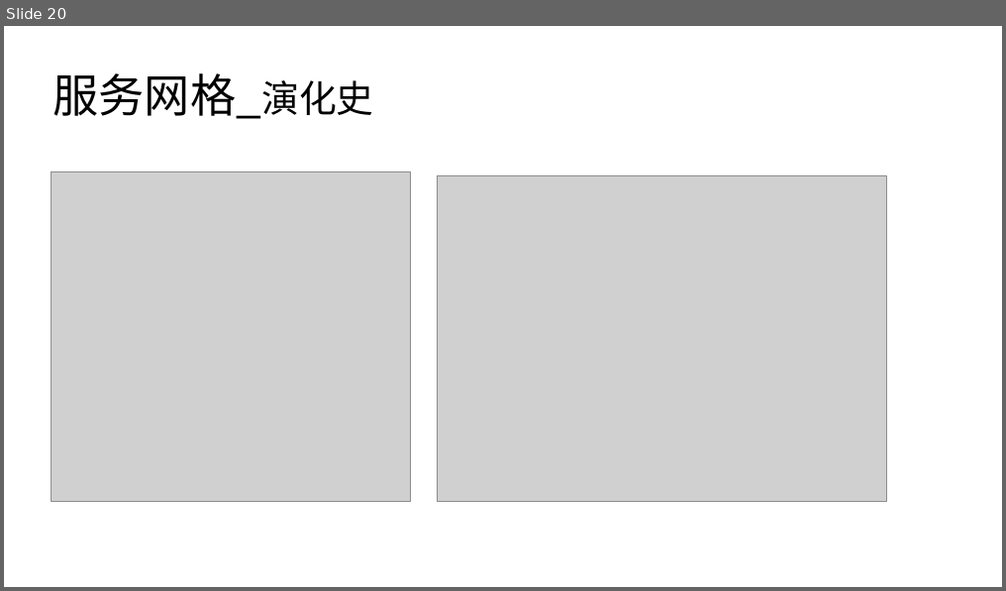
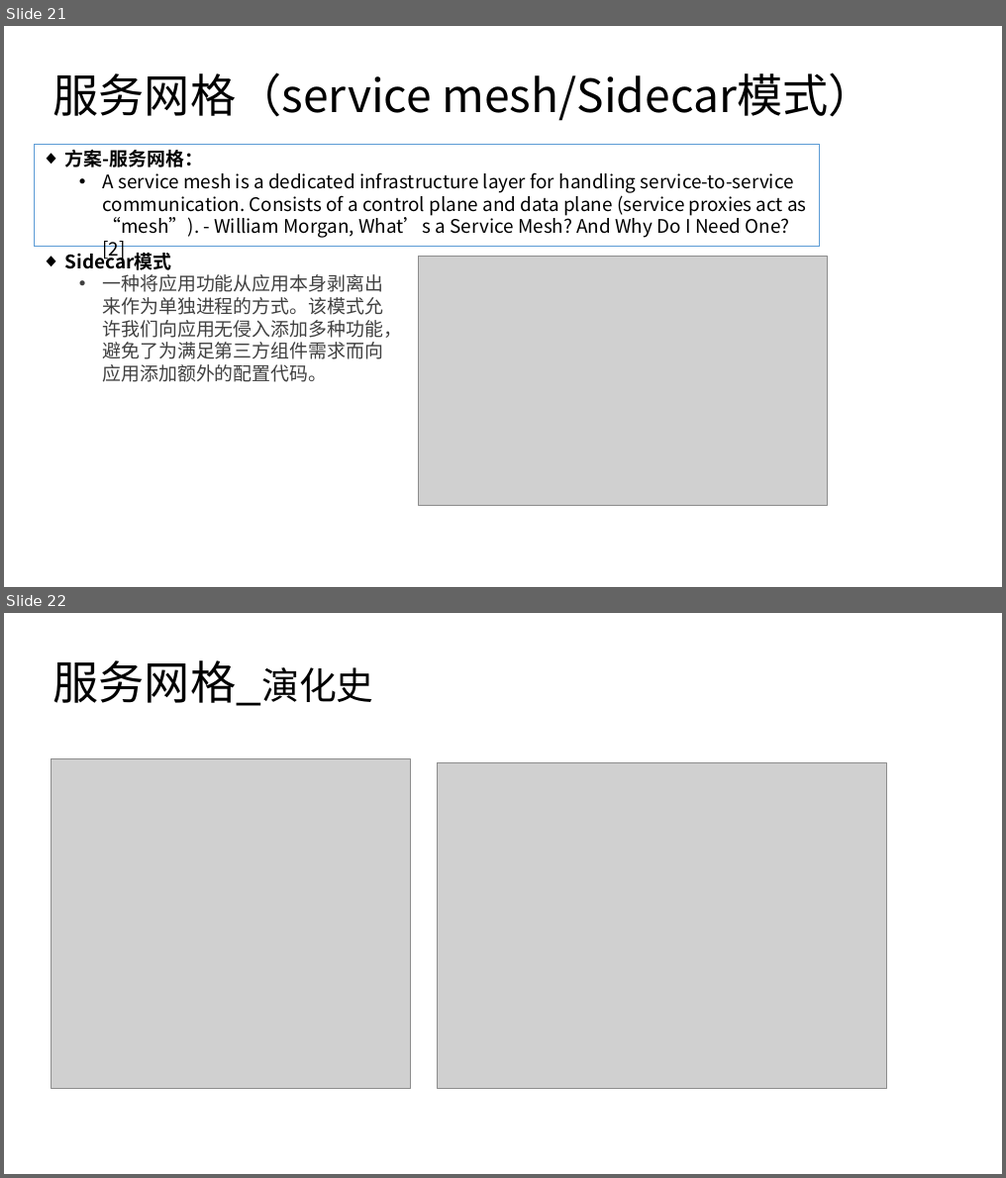
Before and after one commit to haydenwang/docs-all, a slide deck: 互联网技术架构变迁.pptx. Shown one above the other, each under a label of ours: slide 20 before the commit, slides 21 and 22 after it. The pictures are 1006x591 and 1006x1178 pixels, drawn with LibreOffice and Linux fonts; fonts in the diff are those of the drawing; grey boxes stand for pictures. Boxes give left, top, right and bottom in pixels: in the first picture for what was removed or moved away, otherwise in the second. Text is boxed around its words. In the diff, an @@ line names an element or a change of style, - is before the commit and + after.

```diff
--- a/互联网技术架构变迁.pptx
+++ b/互联网技术架构变迁.pptx
@@ slide 21 added at <box>4,26,1002,587</box>, background #FFFFFF @@
@@ title added at <box>53,73,873,121</box>, 44 pt, text #000000 @@
+服务网格（service mesh/Sidecar模式）
@@ rectangle added at <box>35,144,819,246</box>, fill #FFFFFF, outline #5B9BD5 1 pt, 18 pt, text #000000 @@
+◆ 方案-服务网格：
+  • A service mesh is a dedicated infrastructure layer for handling service-to-service communication. Consists of a control plane and data plane (service proxies act as “mesh”). - William Morgan, What’s a Service Mesh? And Why Do I Need One?[2]
@@ text added at <box>65,249,402,382</box>, 18 pt, text #404040 @@
+  ◆ Sidecar模式
+  • 一种将应用功能从应用本身剥离出来作为单独进程的方式。该模式允许我们向应用无侵入添加多种功能，避免了为满足第三方组件需求而向应用添加额外的配置代码。
@@ picture added at <box>418,256,828,505</box> @@
@@ what was slide 20 is now slide 22 @@
```
Also in this commit, not shown: 10 slides changed, 4 other slides added, 3 slides removed, 2 other files.
